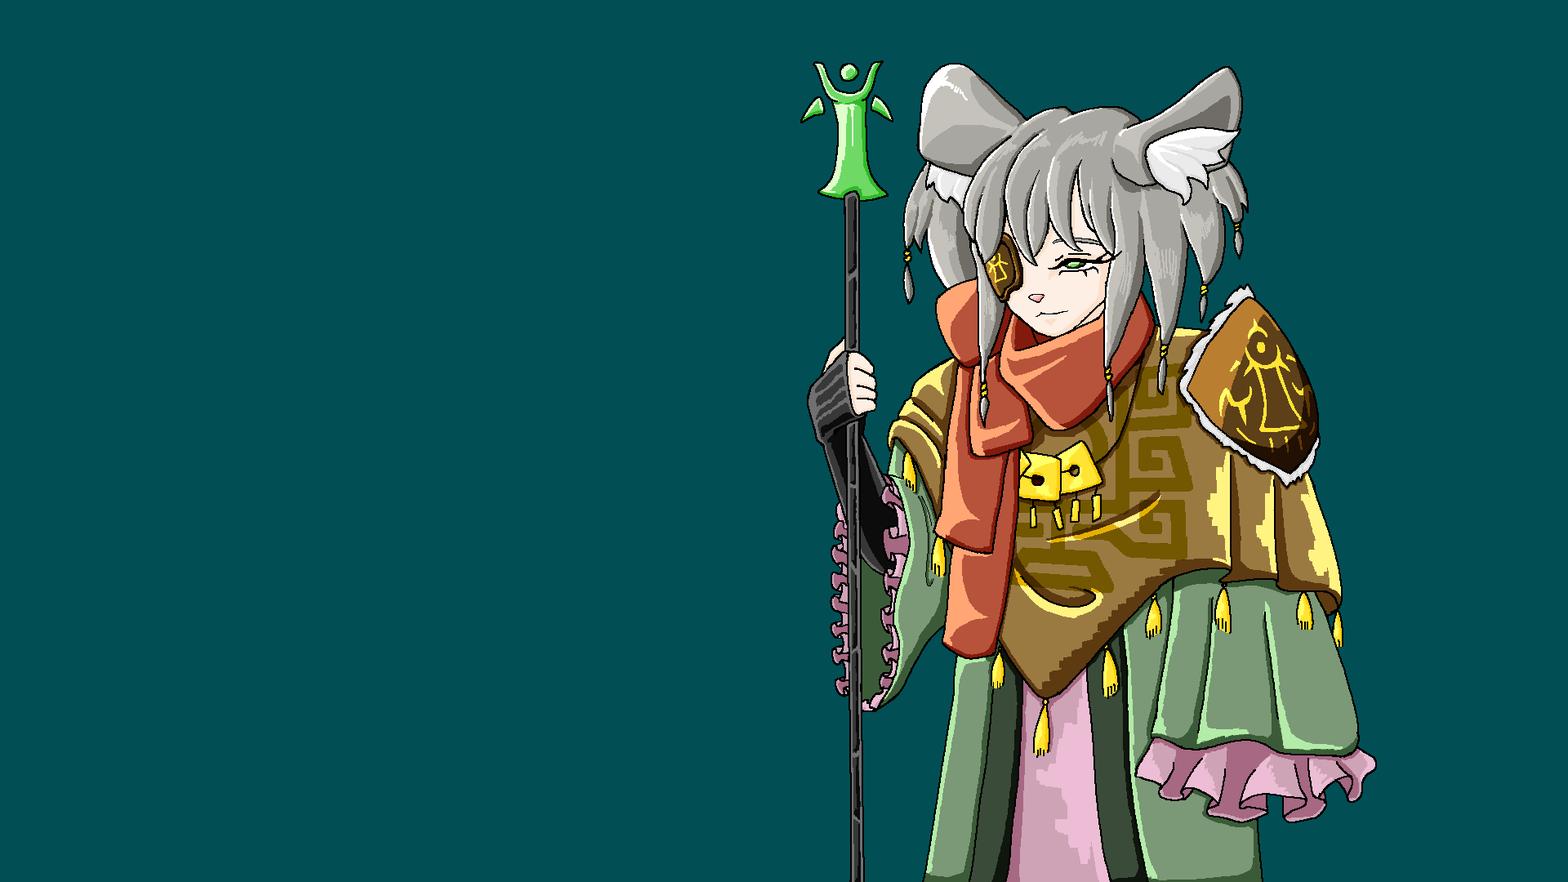
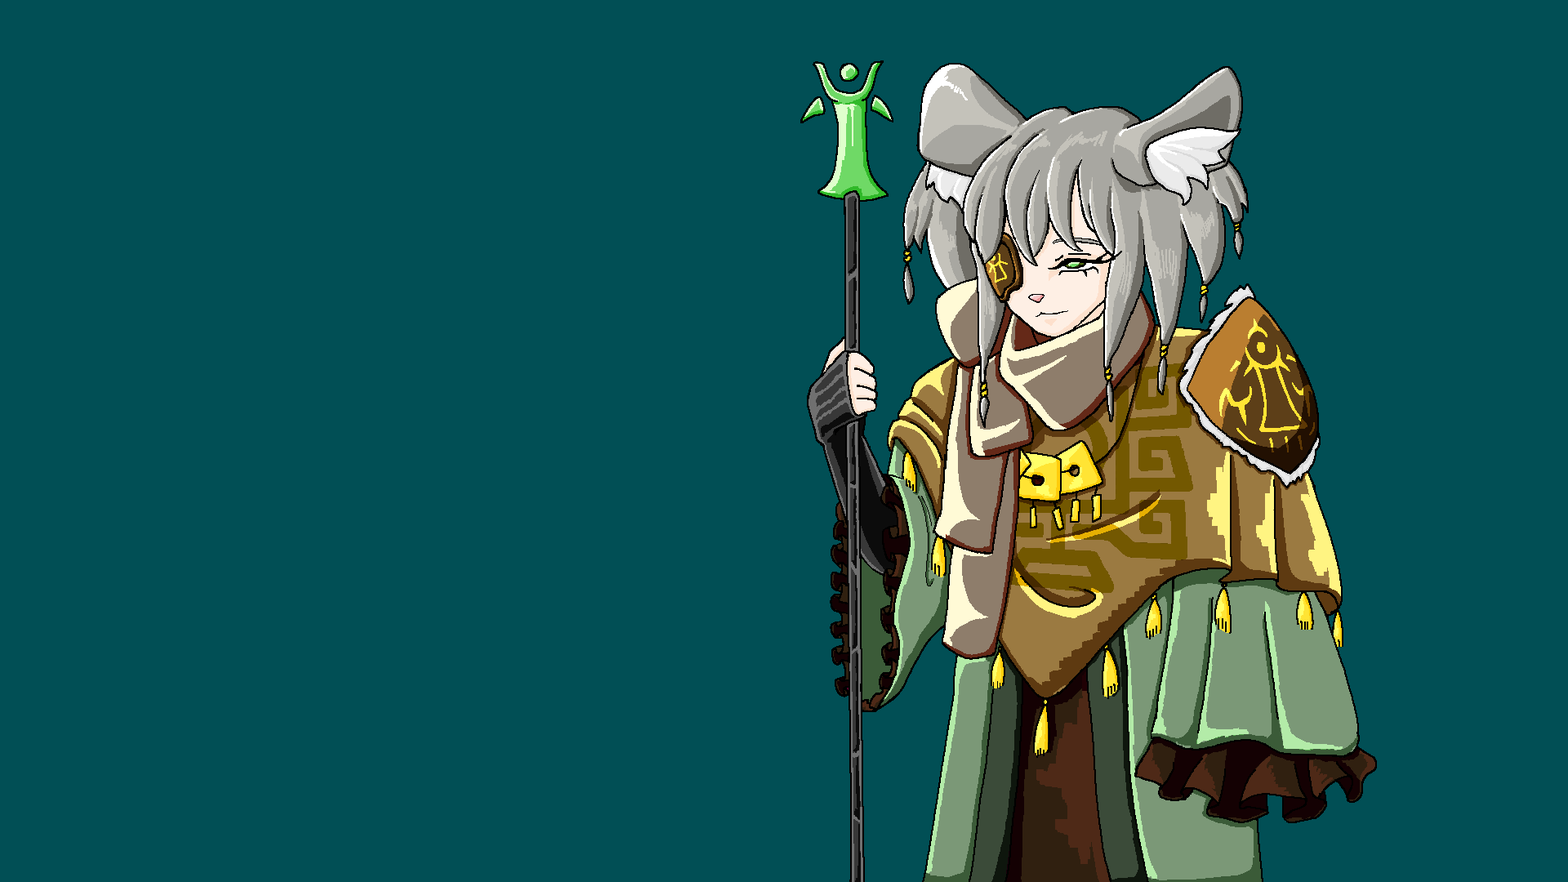
Layers edited between the first and the second 1568px x 882px image:
painted on "그림자" over (831, 474, 1361, 882)
painted on "채색" over (831, 279, 1376, 882)